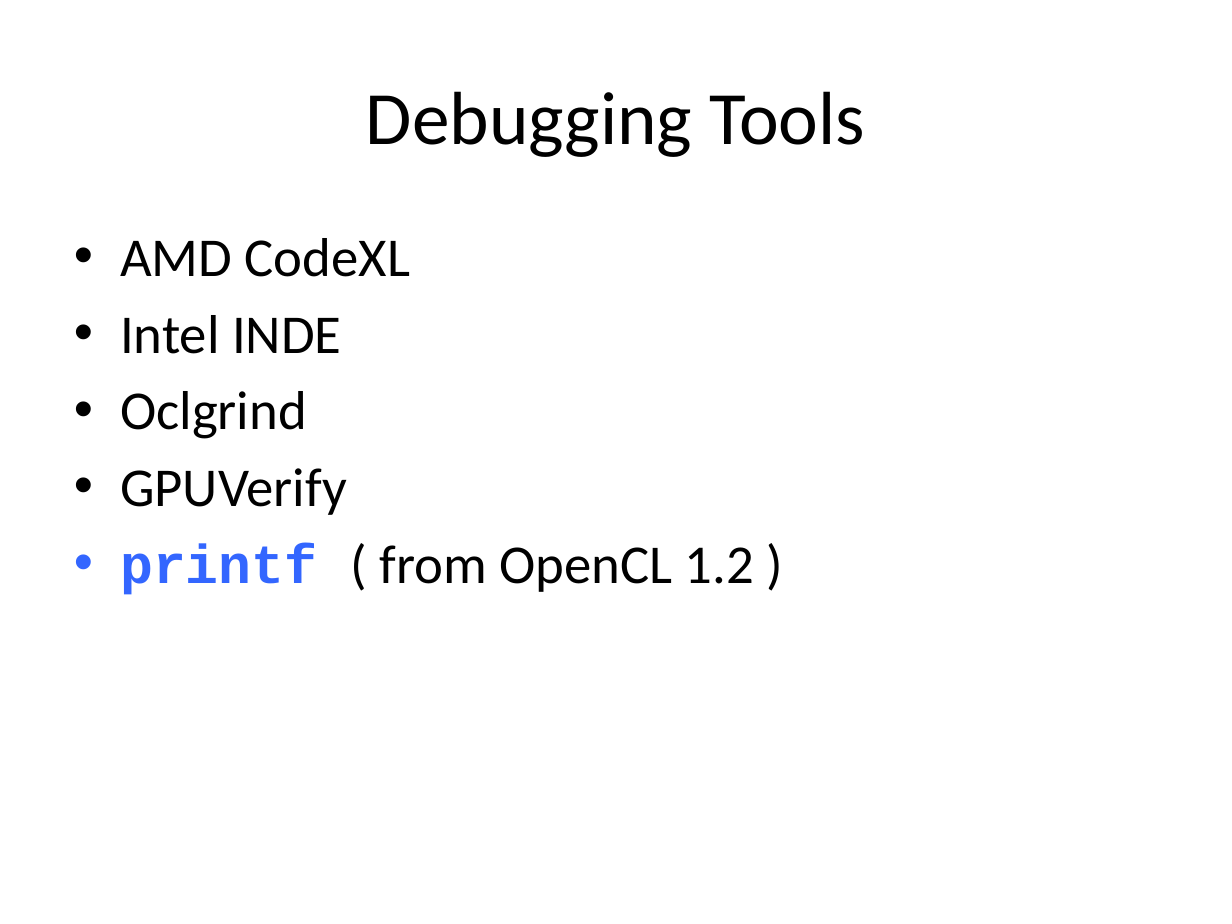
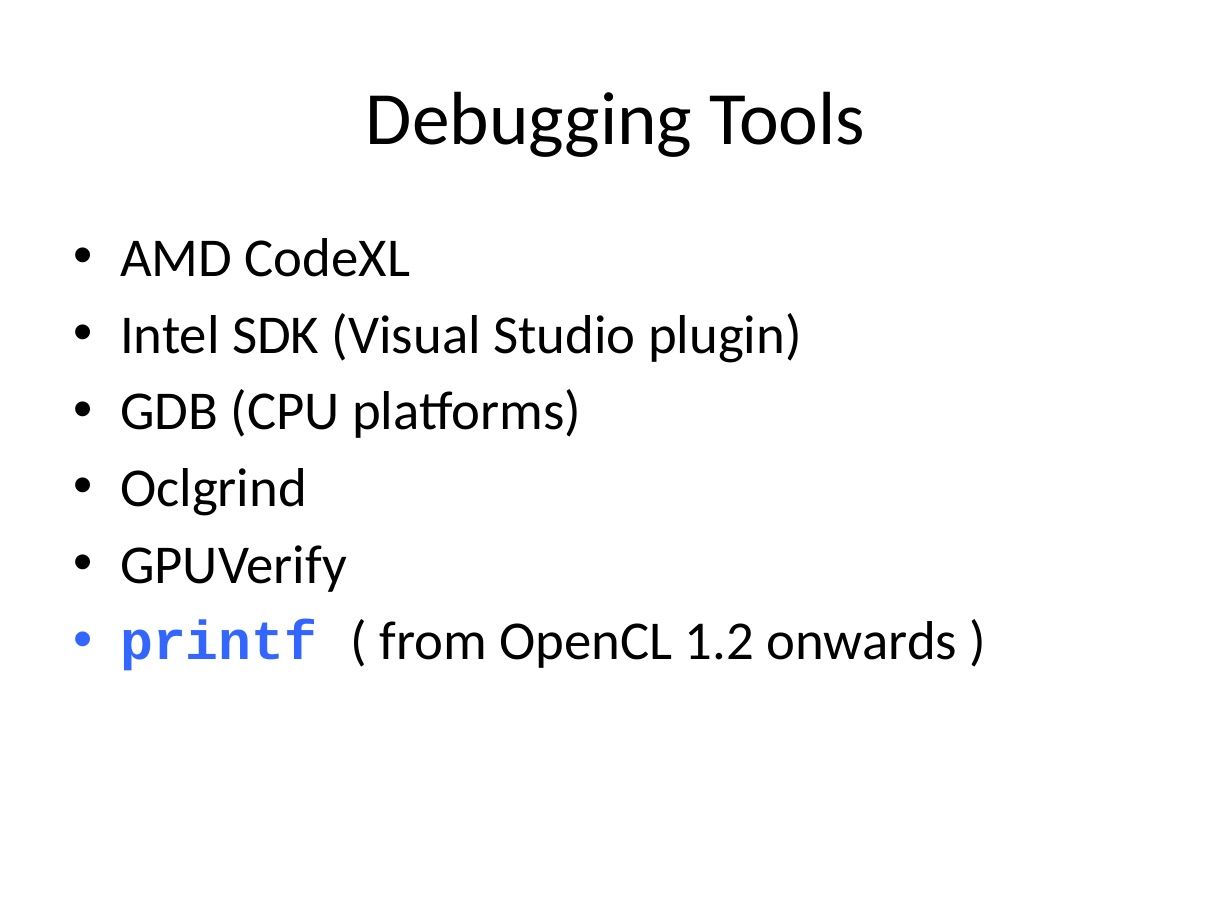
Before and after one commit to UoB-HPC/opencl-training-code, a slide deck: slide 32 of slides/advanced_part3.pptx. Drawn at 1232x924 pixels with LibreOffice and Linux fonts; fonts in the diff are those of the drawing. Boxes give left, top, right and bottom in pixels: in the first picture for what was removed or moved away, otherwise in the second. Text is boxed around its words. In the diff, an @@ line names an element or a change of style, - is before the commit and + after.

```diff
--- a/slides/advanced_part3.pptx
+++ b/slides/advanced_part3.pptx
@@ text at bbox=[120, 313, 802, 438]: text changed @@
-• Intel INDE
+• Intel SDK (Visual Studio plugin)
+• GDB (CPU platforms)
@@ text at bbox=[120, 620, 958, 671]: text changed @@
-• printf ( from OpenCL 1.2 )
+• printf ( from OpenCL 1.2 onwards )
```
Also in this commit, not shown: 12 other slides changed, 1 slide added.
